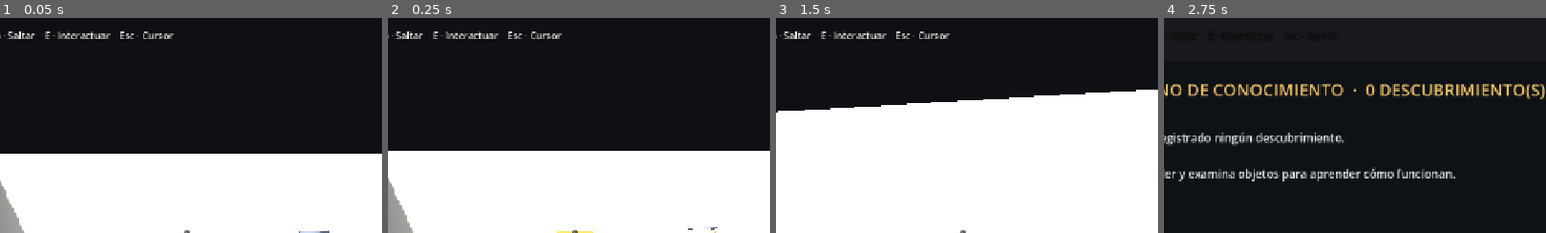
Above: before the commit, frames 1-4 (left to right).
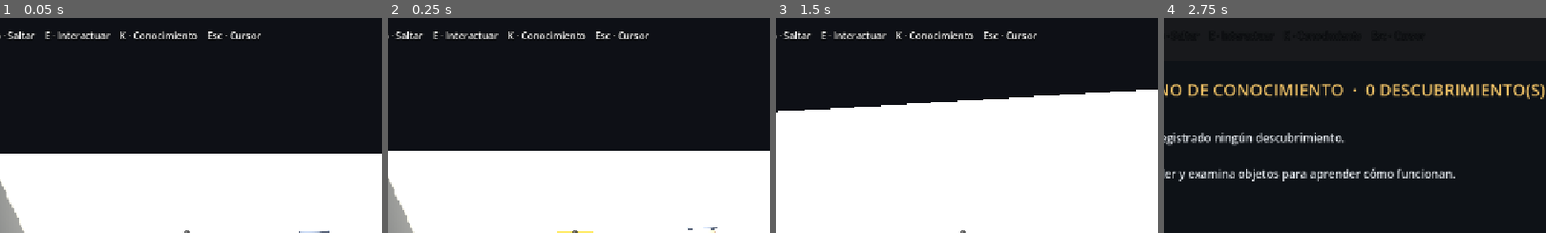
Above: after the commit, the same moments.

Repository: IDozy/starlightlegacy
Game: Godot game, scene res://scenes/main/main.tscn
The game is run twice, just before and just after one commit, with the same random seed, the same clock (stepped at 60 frames per second) and the same inputs.
Inputs (mouse positions are % of the whole screen's width and height, from its top left):
- Up to frame 1 (0.05 s): no input
- Up to frame 2 (0.25 s): no input
- Up to frame 3 (1.5 s): tap Enter at 0.5, 1.35 s; move the mouse to (55, 50) at 0.52 s; hold W from 0.53 s (still down); tap E at 0.6 s; click (55, 50) at 0.67 s; tap Space at 0.77 s; move the mouse to (45, 50) at 1.27 s; click (45, 50) at 1.42 s
- Up to frame 4 (2.75 s): keep holding W; tap Space at 1.52 s; move the mouse to (52, 48) at 2.02 s; tap K at 2.1 s; click (52, 48) at 2.17 s
The pictures show only the part of the screen within x 26-76%, y 0-50%; the shares and areas given below are measured in that part.

The runs differ from the first frame. In frame 1, 0.7% of the frame differs, in the area x 31-69%, y 6-10%; in frame 2, 0.7%; in frame 3, 0.7%; in frame 4, less than 0.1%.

Commit message:
feat: advertise knowledge journal control

Diff:
--- a/scenes/main/main.tscn
+++ b/scenes/main/main.tscn
@@ -28,7 +28,7 @@
 offset_top = 18.0
 offset_right = 520.0
 offset_bottom = 72.0
-text = "WASD · Mover    Mouse · Mirar    Espacio · Saltar    E · Interactuar    Esc · Cursor"
+text = "WASD · Mover    Mouse · Mirar    Espacio · Saltar    E · Interactuar    K · Conocimiento    Esc · Cursor"
 theme_override_colors/font_outline_color = Color(0, 0, 0, 0.85)
 theme_override_constants/outline_size = 5
 
